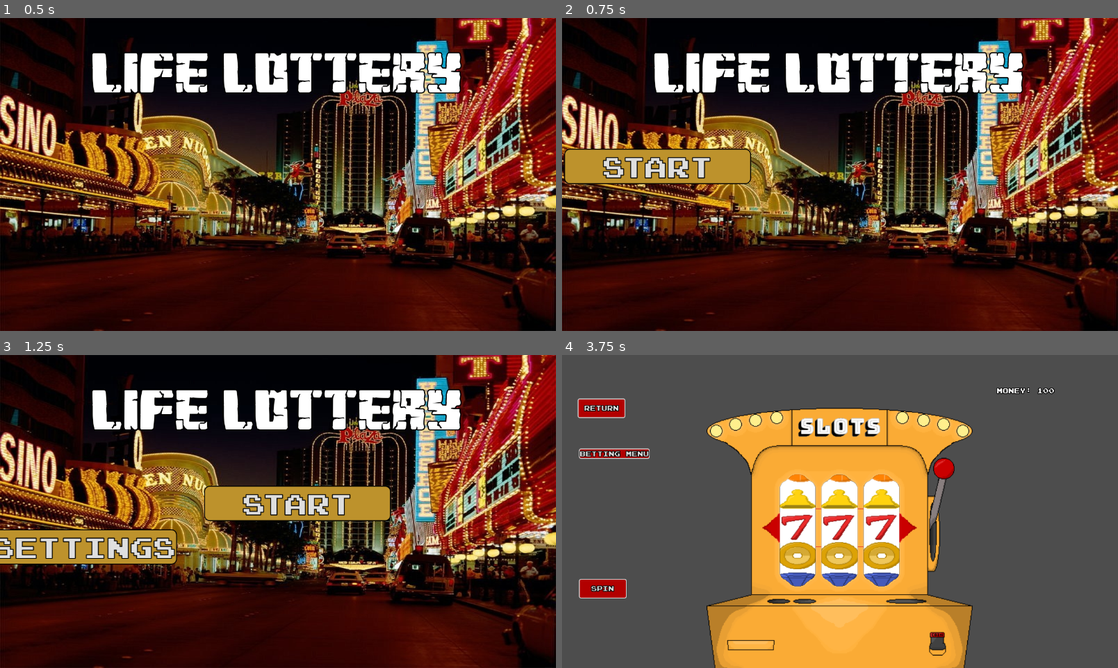
Above: before the commit, frames 1-4 (two rows, left to right).
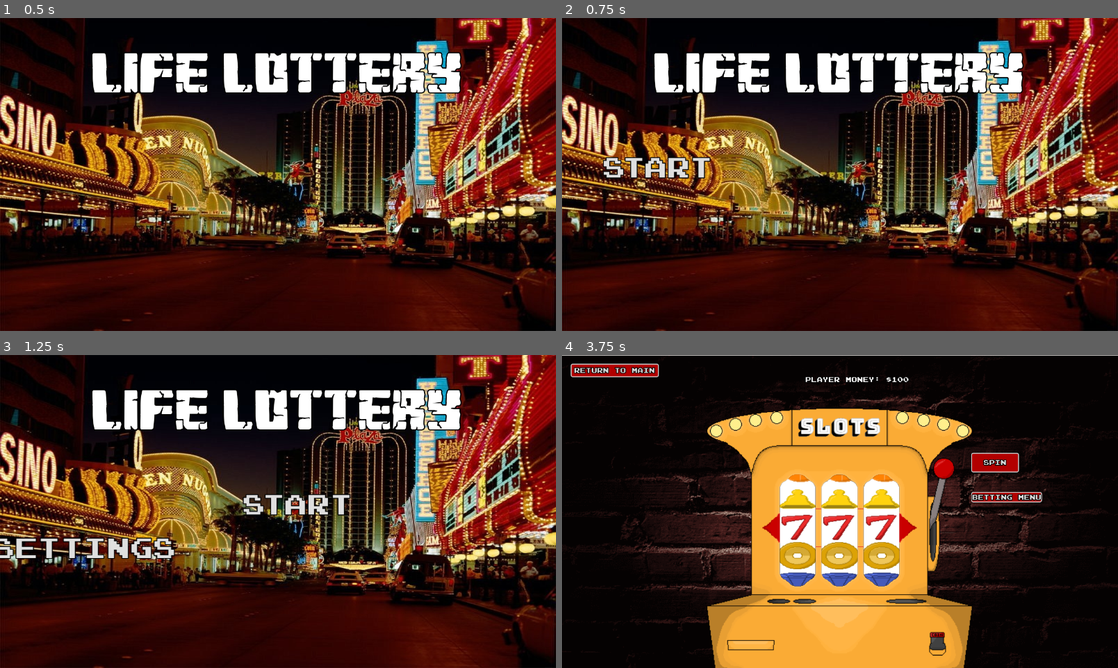
Above: after the commit, the same moments.

Repository: OwenFrakes/congressAppChallenge
Game: Godot game, scene res://Scenes/title.tscn
Two runs of this game, one before a commit and one after it. Both use one fixed random seed, a clock stepped at 60 frames per second and the inputs below. The engine's default icon, where the game draws it, is replaced by a stand-in: a white triangle on a blue panel in a dark square.
Inputs:
- Up to frame 1 (0.5 s): no input
- Up to frame 2 (0.75 s): tap Enter at 0.5 s
- Up to frame 3 (1.25 s): no input
- Up to frame 4 (3.75 s): click "Start" at 1.25 s; click "Blackjack" at 2 s; click "Return to Main" at 2.75 s; click "Slots" at 3.5 s

Frame 1 is identical in both runs. In frame 2, 2.8% of the frame differs, in the area x 0-34%, y 41-54%; in frame 3, 5.3%; in frame 4, 68%, in the area x 0-100%, y 0-100%.

Commit message:
Graphics #4 probably

Diff:
--- a/Resources/Themes/ButtonThemes/ButtonTitleTheme.tres
+++ b/Resources/Themes/ButtonThemes/ButtonTitleTheme.tres
@@ -1,31 +1,9 @@
-[gd_resource type="Theme" load_steps=5 format=3 uid="uid://b8oxguy2fsdgv"]
+[gd_resource type="Theme" load_steps=4 format=3 uid="uid://b8oxguy2fsdgv"]
 
 [ext_resource type="FontFile" uid="uid://cugm6v202xdbf" path="res://Resources/Fonts/joystix monospace.otf" id="1_afe0g"]
 [ext_resource type="FontFile" uid="uid://cpgselaefw5ia" path="res://Resources/Fonts/ARCADECLASSIC.TTF" id="2_xxvh3"]
 
-[sub_resource type="StyleBoxFlat" id="StyleBoxFlat_h6fcp"]
-bg_color = Color(0.860392, 0.667625, 0.229943, 1)
-border_width_left = 2
-border_width_top = 2
-border_width_right = 2
-border_width_bottom = 2
-border_color = Color(0, 0, 0, 1)
-corner_radius_top_left = 12
-corner_radius_top_right = 12
-corner_radius_bottom_right = 12
-corner_radius_bottom_left = 12
-
-[sub_resource type="StyleBoxFlat" id="StyleBoxFlat_v7cdm"]
-bg_color = Color(0.743158, 0.570937, 0.173481, 1)
-border_width_left = 2
-border_width_top = 2
-border_width_right = 2
-border_width_bottom = 2
-border_color = Color(0, 0, 0, 1)
-corner_radius_top_left = 12
-corner_radius_top_right = 12
-corner_radius_bottom_right = 12
-corner_radius_bottom_left = 12
+[sub_resource type="StyleBoxEmpty" id="StyleBoxEmpty_8oam7"]
 
 [resource]
 default_font = ExtResource("2_xxvh3")
@@ -33,6 +11,6 @@
 Button/constants/outline_size = 8
 Button/font_sizes/font_size = 16
 Button/fonts/font = ExtResource("1_afe0g")
-Button/styles/hover = SubResource("StyleBoxFlat_h6fcp")
-Button/styles/normal = SubResource("StyleBoxFlat_v7cdm")
-Button/styles/pressed = SubResource("StyleBoxFlat_v7cdm")
+Button/styles/hover = SubResource("StyleBoxEmpty_8oam7")
+Button/styles/normal = SubResource("StyleBoxEmpty_8oam7")
+Button/styles/pressed = SubResource("StyleBoxEmpty_8oam7")
--- a/Scenes/Roulette.tscn
+++ b/Scenes/Roulette.tscn
@@ -11,6 +11,9 @@
 [ext_resource type="Script" path="res://Scripts/player_mover.gd" id="8_n5b3e"]
 [ext_resource type="Script" path="res://Scripts/easyMoneyLabel.gd" id="9_b8r8h"]
 
+[sub_resource type="StyleBoxFlat" id="StyleBoxFlat_s0g8g"]
+bg_color = Color(0.184314, 0.466667, 0.12549, 1)
+
 [node name="Roulette" type="Node2D"]
 
 [node name="Roulette wheel" type="Sprite2D" parent="."]
@@ -28,10 +31,10 @@
 script = ExtResource("4_q07vo")
 
 [node name="Button" type="Button" parent="."]
-offset_left = 1050.0
-offset_top = 443.0
-offset_right = 1144.0
-offset_bottom = 474.0
+offset_left = 1037.0
+offset_top = 330.0
+offset_right = 1214.0
+offset_bottom = 360.0
 theme = ExtResource("5_8aph0")
 text = "Spin Wheel"
 
@@ -448,10 +451,10 @@
 text = "3"
 
 [node name="Top line bet" type="Button" parent="Table"]
-offset_left = -247.946
-offset_top = -202.518
-offset_right = -182.946
-offset_bottom = -166.518
+offset_left = -200.553
+offset_top = -219.784
+offset_right = -96.5529
+offset_bottom = -183.784
 theme = ExtResource("5_8aph0")
 theme_override_font_sizes/font_size = 10
 text = "Top line bet
@@ -464,12 +467,13 @@
 texture = ExtResource("7_opi28")
 
 [node name="Six line bet on six numbers" type="OptionButton" parent="Table"]
-offset_left = -390.126
-offset_top = -24.1009
-offset_right = -228.126
-offset_bottom = 5.89951
+offset_left = -371.169
+offset_top = -77.1439
+offset_right = -209.169
+offset_bottom = -47.1435
 theme = ExtResource("5_8aph0")
 theme_override_font_sizes/font_size = 10
+alignment = 1
 autowrap_mode = 2
 selected = 0
 allow_reselect = true
@@ -499,12 +503,13 @@
 popup/item_11/id = 11
 
 [node name="Split bet" type="OptionButton" parent="Table"]
-offset_left = -390.126
-offset_top = -117.626
-offset_right = -318.126
-offset_bottom = -86.6259
+offset_left = -371.169
+offset_top = -170.144
+offset_right = -209.169
+offset_bottom = -140.144
 theme = ExtResource("5_8aph0")
-theme_override_font_sizes/font_size = 10
+theme_override_font_sizes/font_size = 15
+alignment = 1
 selected = 0
 item_count = 58
 popup/item_0/text = "Split bet"
@@ -624,12 +629,13 @@
 popup/item_57/id = 57
 
 [node name="Street bet" type="OptionButton" parent="Table"]
-offset_left = -390.126
-offset_top = -85.9709
-offset_right = -310.126
-offset_bottom = -54.9709
+offset_left = -371.169
+offset_top = -139.144
+offset_right = -209.169
+offset_bottom = -109.144
 theme = ExtResource("5_8aph0")
-theme_override_font_sizes/font_size = 10
+theme_override_font_sizes/font_size = 15
+alignment = 1
 selected = 0
 item_count = 13
 popup/item_0/text = "Street bet"
@@ -659,12 +665,13 @@
 popup/item_12/id = 12
 
 [node name="Corner bet" type="OptionButton" parent="Table"]
-offset_left = -390.126
-offset_top = -55.0359
-offset_right = -304.126
-offset_bottom = -24.0359
+offset_left = -371.169
+offset_top = -108.144
+offset_right = -209.169
+offset_bottom = -78.1439
 theme = ExtResource("5_8aph0")
-theme_override_font_sizes/font_size = 10
+theme_override_font_sizes/font_size = 15
+alignment = 1
 selected = 0
 item_count = 23
 popup/item_0/text = "Corner bet"
@@ -715,28 +722,35 @@
 
 [node name="Reset" type="Button" parent="."]
 offset_left = 1037.0
-offset_top = 494.0
-offset_right = 1155.0
-offset_bottom = 525.0
+offset_top = 390.0
+offset_right = 1214.0
+offset_bottom = 420.0
 theme = ExtResource("5_8aph0")
 text = "Place New Bet"
 
 [node name="PlayerMoneyLabel" type="Label" parent="."]
-offset_left = 375.0
-offset_top = 16.0
-offset_right = 415.0
-offset_bottom = 39.0
+offset_left = 540.0
+offset_top = 15.0
+offset_right = 580.0
+offset_bottom = 38.0
 script = ExtResource("9_b8r8h")
 
 [node name="MainButton" type="Button" parent="."]
-offset_left = 19.0
-offset_top = 17.0
-offset_right = 222.0
-offset_bottom = 48.0
+offset_left = 20.0
+offset_top = 20.0
+offset_right = 223.0
+offset_bottom = 51.0
 theme = ExtResource("5_8aph0")
-text = "Return  to Main
+text = "Return to Main
 "
 script = ExtResource("8_n5b3e")
+
+[node name="Background" type="Panel" parent="."]
+z_index = -5
+offset_right = 1280.0
+offset_bottom = 720.0
+mouse_filter = 2
+theme_override_styles/panel = SubResource("StyleBoxFlat_s0g8g")
 
 [connection signal="item_selected" from="Table/Six line bet on six numbers" to="Roulette wheel" method="_on_six_line_bet_on_six_numbers_item_selected"]
 [connection signal="item_selected" from="Table/Split bet" to="Roulette wheel" method="_on_split_bet_item_selected"]
--- a/Scenes/blackjack.tscn
+++ b/Scenes/blackjack.tscn
@@ -1,11 +1,12 @@
-[gd_scene load_steps=7 format=3 uid="uid://dc48lkekxqu2l"]
+[gd_scene load_steps=8 format=3 uid="uid://dc48lkekxqu2l"]
 
 [ext_resource type="Script" path="res://Scripts/black_jack_dealer.gd" id="1_ic5ah"]
 [ext_resource type="Theme" uid="uid://dq8dn270k6tor" path="res://Resources/Themes/ButtonThemes/ButtonGeneralTheme.tres" id="2_05x1n"]
 [ext_resource type="Script" path="res://Scripts/player.gd" id="2_h7nlf"]
 [ext_resource type="Script" path="res://Scripts/player_mover.gd" id="3_wl8o3"]
-[ext_resource type="Texture2D" uid="uid://bmdaurgbuqqbu" path="res://Resources/Misc/GreenMat.jpg" id="4_vls64"]
 [ext_resource type="Script" path="res://Scripts/easyMoneyLabel.gd" id="5_5uryu"]
+[ext_resource type="Texture2D" uid="uid://vfhm1s30vkmb" path="res://Resources/Misc/GreenMat(2).png" id="5_ucb2o"]
+[ext_resource type="Texture2D" uid="uid://cq8c06tte18mo" path="res://Resources/Misc/TableFace.jpg" id="7_nqvmc"]
 
 [node name="Node2D" type="Node2D"]
 
@@ -60,13 +61,13 @@
 z_index = -1
 position = Vector2(640, 170)
 scale = Vector2(2, 0.9)
-texture = ExtResource("4_vls64")
+texture = ExtResource("5_ucb2o")
 
 [node name="BottomMat" type="Sprite2D" parent="."]
 z_index = -1
 position = Vector2(640, 550)
 scale = Vector2(2, 0.9)
-texture = ExtResource("4_vls64")
+texture = ExtResource("5_ucb2o")
 
 [node name="PlayerMoneyCount" type="Label" parent="."]
 offset_left = 238.0
@@ -75,6 +76,12 @@
 offset_bottom = 375.0
 script = ExtResource("5_5uryu")
 
+[node name="Sprite2D" type="Sprite2D" parent="."]
+z_index = -5
+scale = Vector2(2.37918, 2)
+texture = ExtResource("7_nqvmc")
+centered = false
+
 [connection signal="pressed" from="StartButton" to="BlackJackDealer" method="_on_start_button_pressed"]
 [connection signal="pressed" from="HitButton" to="BlackJackDealer" method="_on_hit_button_pressed"]
 [connection signal="pressed" from="StayButton" to="BlackJackDealer" method="_on_stay_button_pressed"]
--- a/Scenes/slots.tscn
+++ b/Scenes/slots.tscn
@@ -6,27 +6,20 @@
 [ext_resource type="Texture2D" uid="uid://diku4gi3yok6b" path="res://Resources/Misc/Spinny Part.png" id="1_lb5vh"]
 [ext_resource type="Script" path="res://Scripts/slots.gd" id="4_87nd7"]
 [ext_resource type="Texture2D" uid="uid://w6tpjke1vpwy" path="res://Resources/Misc/Clipping Mask.png" id="5_q8grc"]
+[ext_resource type="Script" path="res://Scripts/easyMoneyLabel.gd" id="7_r2u7j"]
 [ext_resource type="Theme" uid="uid://cr2yybmttkqv" path="res://Resources/Themes/LabelThemes/LabelGeneralTheme.tres" id="7_sf7ec"]
+[ext_resource type="Texture2D" uid="uid://ynvunlh5nh7j" path="res://Resources/Misc/SlotsWall.png" id="9_qnbi0"]
 
 [node name="Slots" type="Node2D"]
 
 [node name="SpinButton" type="Button" parent="."]
-offset_left = 39.0
-offset_top = 515.0
-offset_right = 149.0
-offset_bottom = 560.0
+offset_left = 942.0
+offset_top = 225.0
+offset_right = 1052.0
+offset_bottom = 270.0
 theme = ExtResource("1_dn8ss")
 text = "Spin"
 script = ExtResource("4_87nd7")
-
-[node name="ReturnButton" type="Button" parent="."]
-offset_left = 36.0
-offset_top = 100.0
-offset_right = 146.0
-offset_bottom = 145.0
-theme = ExtResource("1_dn8ss")
-text = "Return"
-script = ExtResource("1_3r35x")
 
 [node name="SlotMachine" type="Sprite2D" parent="."]
 position = Vector2(639, 425)
@@ -84,13 +77,30 @@
 scale = Vector2(1.249, 0.853)
 texture = ExtResource("1_lb5vh")
 
-[node name="MoneyAmount" type="Label" parent="."]
-offset_left = 1001.0
-offset_top = 72.0
-offset_right = 1041.0
-offset_bottom = 95.0
+[node name="MoneyAmount2" type="Label" parent="."]
+offset_left = 560.0
+offset_top = 46.0
+offset_right = 640.0
+offset_bottom = 69.0
 theme = ExtResource("7_sf7ec")
 text = "Money:"
+script = ExtResource("7_r2u7j")
+
+[node name="MainButton" type="Button" parent="."]
+offset_left = 20.0
+offset_top = 20.0
+offset_right = 223.0
+offset_bottom = 51.0
+theme = ExtResource("1_dn8ss")
+text = "Return to Main
+"
+script = ExtResource("1_3r35x")
+
+[node name="Sprite2D" type="Sprite2D" parent="."]
+z_index = -5
+scale = Vector2(1.42222, 1.30909)
+texture = ExtResource("9_qnbi0")
+centered = false
 
 [connection signal="pressed" from="SpinButton" to="SpinButton" method="_on_pressed"]
-[connection signal="pressed" from="ReturnButton" to="ReturnButton" method="_on_pressed"]
+[connection signal="pressed" from="MainButton" to="MainButton" method="_on_pressed"]
--- a/Scripts/easyMoneyLabel.gd
+++ b/Scripts/easyMoneyLabel.gd
@@ -5,4 +5,4 @@
 
 func _process(_delta: float) -> void:
 	await get_tree().create_timer(0.01).timeout
-	text = "Player Money: " + str(StaticPlayerVariables.globalPlayerMoney)
+	text = "Player Money: $" + str(StaticPlayerVariables.globalPlayerMoney)
--- a/Scripts/slots.gd
+++ b/Scripts/slots.gd
@@ -9,10 +9,10 @@
 	print_tree_pretty()
 	betMenu = BetMenu.new()
 	add_child(betMenu)
-	betMenu.position.y = -300
+	#betMenu.position.y = -300
 	betMenu.position.x = 0
 
-	$"../MoneyAmount".text = "Money: " + str(betMenu.getPlayerAmount())
+	#$"../MoneyAmount".text = "Money: " + str(betMenu.getPlayerAmount())
 
 func _on_spin_button_pressed() -> void:
 	score = 10
@@ -135,4 +135,4 @@
 
 func _on_pressed() -> void:
 	_on_spin_button_pressed() # Replace with function body.
-	$"../MoneyAmount".text = "Money: " + str(betMenu.getPlayerAmount())
+	#$"../MoneyAmount".text = "Money: " + str(betMenu.getPlayerAmount())
Binary file added: Resources/Misc/GreenMat(2).png
Not shown, added: Resources/Misc/GreenMat(2).png.import
Binary file added: Resources/Misc/SlotsWall.png
Not shown, added: Resources/Misc/SlotsWall.png.import
Binary file added: Resources/Misc/TableFace.jpg
Not shown, added: Resources/Misc/TableFace.jpg.import
Not shown: 1 places in Scenes/Roulette.tscn that only renumber resources
Not shown: 1 places in Scenes/slots.tscn that only renumber resources
